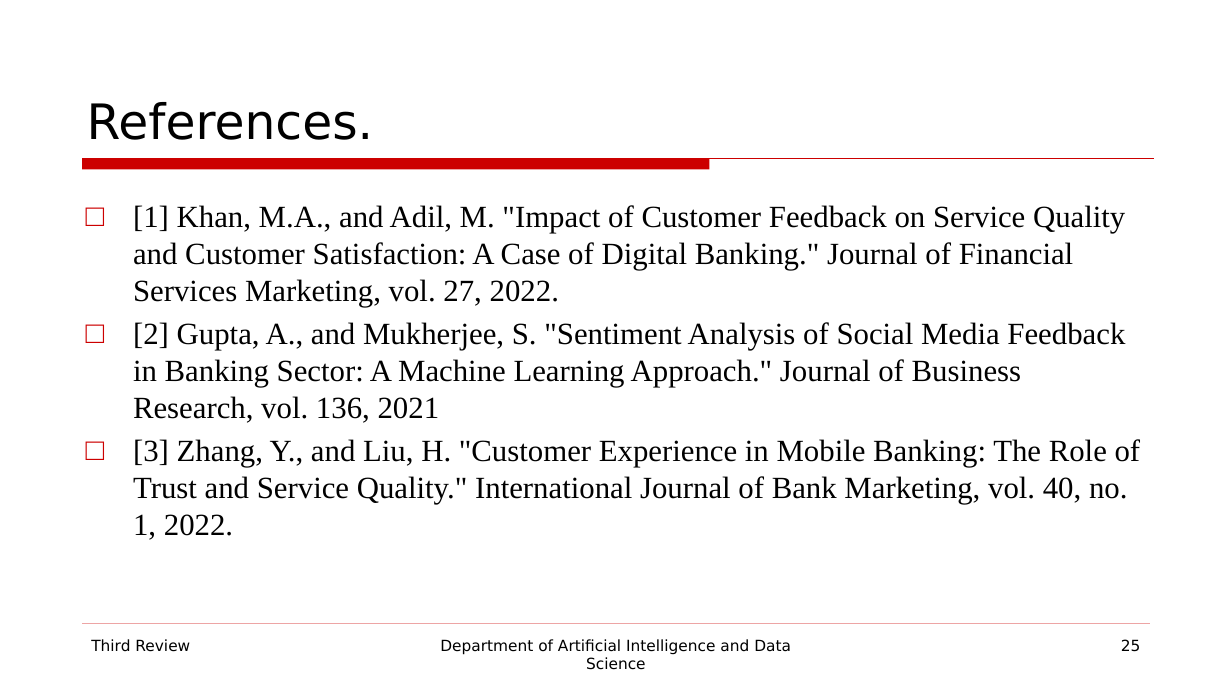
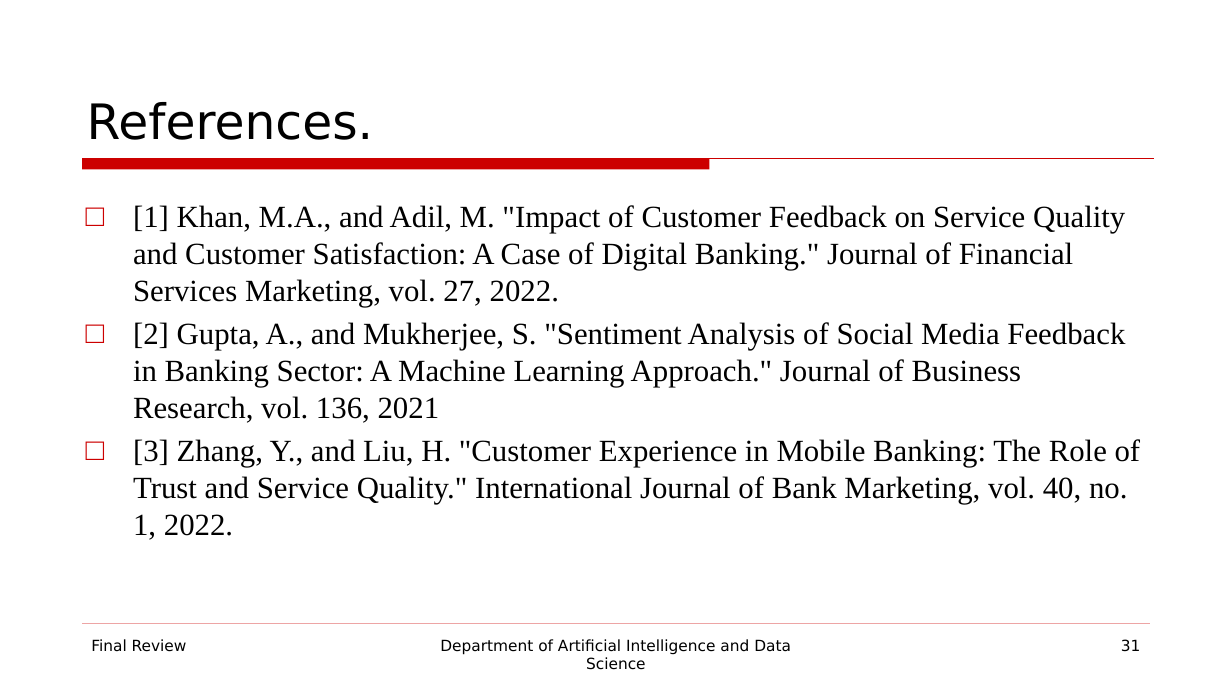
Before and after one commit to prasannak17/MiniProject, a slide deck: slide 31 of Final_review3741.pptx (slide 25 before the commit). Drawn at 1232x693 pixels with LibreOffice and Linux fonts; fonts in the diff are those of the drawing; background and template pictures are left out. Boxes give left, top, right and bottom in pixels: in the first picture for what was removed or moved away, otherwise in the second. Text is boxed around its words. In the diff, an @@ line names an element or a change of style, - is before the commit and + after.

```diff
--- a/Final_review3741.pptx
+++ b/Final_review3741.pptx
@@ text at box(91, 639, 187, 652): text changed @@
-Third Review
+Final Review
@@ page number at box(1121, 639, 1141, 652): text changed @@
-25
+31
```
Also in this commit, not shown: 25 other slides changed, 6 slides added.
